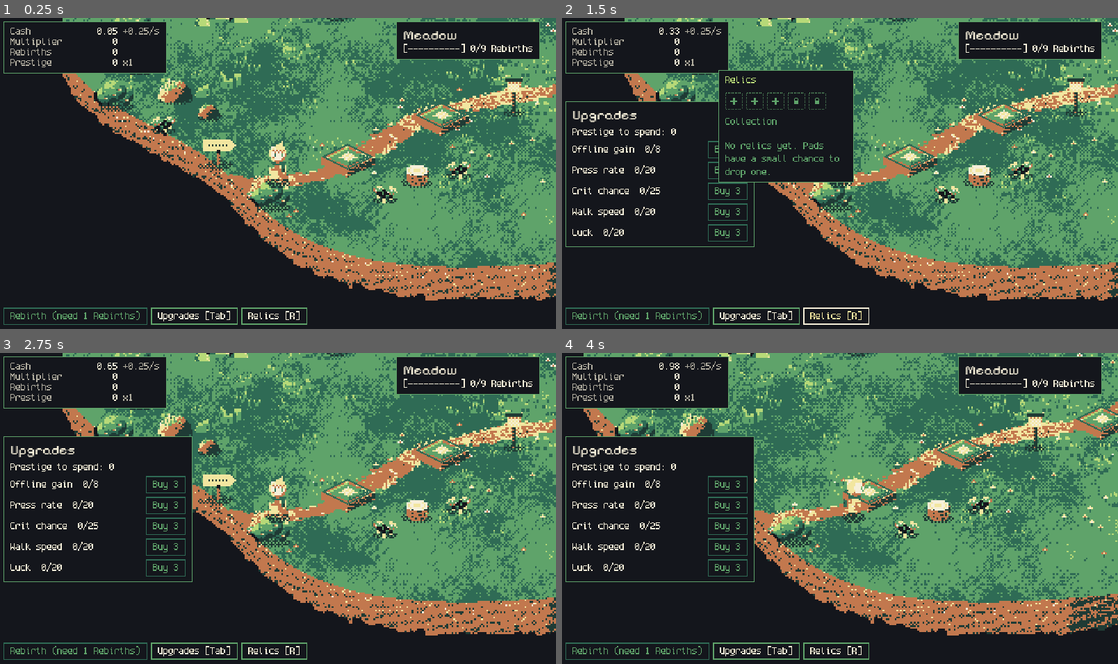
Above: before the commit, frames 1-4 (two rows, left to right).
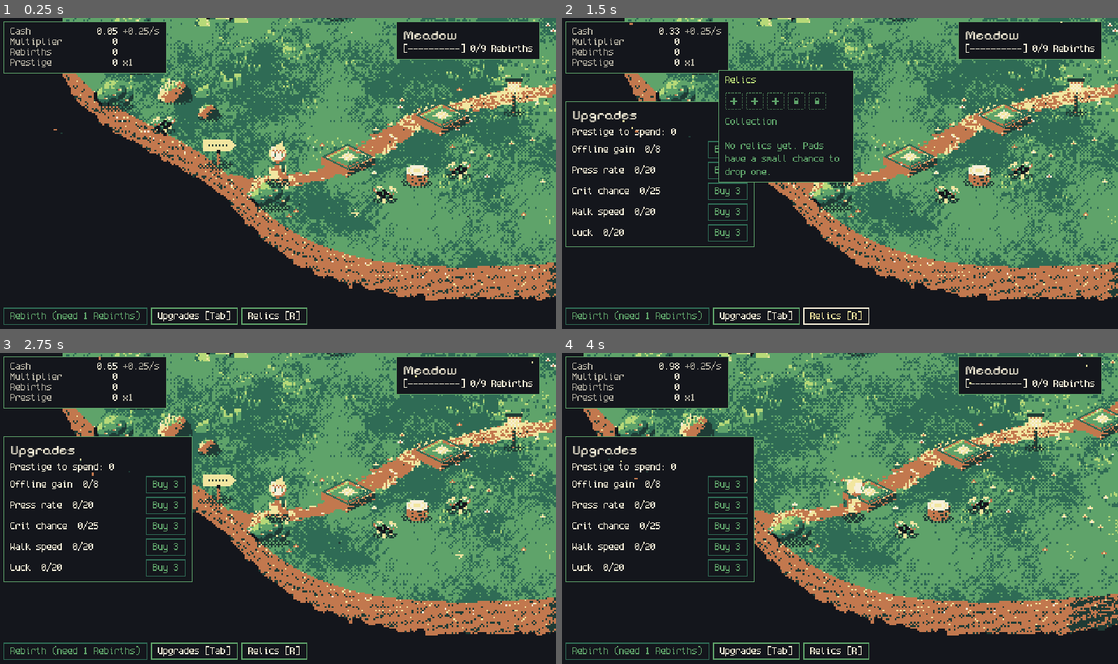
Above: after the commit, the same moments.

Repository: FreezingShock/Plinky
Game: Godot game, scene res://main.tscn
Two runs of this game, one before a commit and one after it. Both use one fixed random seed, a clock stepped at 60 frames per second and the inputs below.
Inputs (mouse positions are in pixels of both pictures, inside the frame that each line leads up to):
- Up to frame 1 (0.25 s): no input
- Up to frame 2 (1.5 s): click "Upgrades [Tab]" at 0.5 s; click "Relics [R]" at 1.25 s
- Up to frame 3 (2.75 s): tap Enter (ui_accept) at 2 s; drag from (172, 436) to (333, 440) at 2.02 s
- Up to frame 4 (4 s): drag from (728, 524) to (812, 570) at 2.77 s; move the mouse to (895, 440) at 3.52 s; hold D from 3.53 s (still down); tap 2 at 3.6 s

The runs differ from the first frame. In frame 1, less than 0.1% of the frame differs, in the area x 9-100%, y 4-66%; in frame 2, less than 0.1%; in frame 3, 0.1%, in the area x 14-100%, y 1-67%; in frame 4, less than 0.1%.

Commit message:
Add ambient world life to the zone 1 meadow
Grass in the baked meadow sways in a wind wave that rolls across the field.
Fireflies blink and hover, pollen and leaves drift, two butterflies wander,
lanterns and the shrine glow with a dithered flicker, sparkles play on the
cove, and a shimmer runs round each ready pad.

- world/life_ground.gd: sway, repaints only its own texels on the backdrop
- world/life_air.gd: fireflies, pollen, butterflies, glow, sparkles, pad shimmer
- world/meadow_life.gd: shared helpers, data loader, reduce_motion flag
- world/meadow_life.json: generated by tools/art/gen_life_anchors.py
- tests/test_life.gd: data and helper checks (162 checks pass)
- tools/life_shots.gd: frame capture for GIFs (game view or bare meadow)

Co-Authored-By: Claude Haiku 5.5 <noreply@anthropic.com>
Claude-Session: https://claude.ai/code/session_01Pmx9dT8aeTeaKHBWur5ji5

Diff:
--- a/tests/run.gd
+++ b/tests/run.gd
@@ -12,6 +12,7 @@
 	"res://tests/test_sim.gd",
 	"res://tests/test_save.gd",
 	"res://tests/test_relics.gd",
+	"res://tests/test_life.gd",
 ]
 
 
--- /dev/null
+++ b/tests/test_life.gd
@@ -0,0 +1,46 @@
+extends RefCounted
+## World life data and helpers (world/meadow_life.gd, life_ground.gd, life_air.gd).
+
+func run(t: Object) -> void:
+	var data: Dictionary = MeadowLife.load_data()
+	t.ok(not data.is_empty(), "meadow_life.json loads")
+	var sway: Array = data.get("sway", []) as Array
+	t.ok(sway.size() >= 60, "at least 60 sway tips (got %d)" % sway.size())
+	var img: Image = Image.load_from_file("res://assets/art/zone1/meadow_backdrop.png")
+	t.ok(img != null, "backdrop loads for checks")
+	if img == null:
+		return
+	var light: Color = Palettes.colors(Palettes.MEADOW)[4]
+	var bad_tips: int = 0
+	for p: Variant in sway:
+		var a: Array = p as Array
+		var x: int = int(a[0])
+		var y: int = int(a[1])
+		var inside: bool = x > 0 and y > 0 and x < img.get_width() - 1 and y < img.get_height() - 1
+		if not inside or not img.get_pixel(x, y).is_equal_approx(light):
+			bad_tips += 1
+	t.eq(bad_tips, 0, "every sway tip sits on a palette 4 texel of the backdrop")
+	var lights: Array = data.get("lights", []) as Array
+	t.eq(lights.size(), 3, "two lanterns and the shrine are glow points")
+	t.ok(data.get("water", {}).has("rx"), "water cove is in the data")
+
+	# Ordered dither: 16 distinct thresholds, all inside (0, 1).
+	var seen: Dictionary = {}
+	for y in 4:
+		for x in 4:
+			var b: float = MeadowLife.bayer(x, y)
+			t.ok(b > 0.0 and b < 1.0, "bayer threshold in (0, 1)")
+			seen[b] = true
+	t.eq(seen.size(), 16, "bayer matrix has 16 distinct thresholds")
+	t.near(MeadowLife.bayer(4, 4), MeadowLife.bayer(0, 0), 1e-9, "bayer tiles every 4 texels")
+
+	# Hash: deterministic and in [0, 1).
+	var all_in: bool = true
+	for n in 500:
+		var h: float = MeadowLife.hash01(n)
+		if h < 0.0 or h >= 1.0 or h != MeadowLife.hash01(n):
+			all_in = false
+	t.ok(all_in, "hash01 stays in [0, 1) and repeats")
+
+	# Reduce motion: the flag exists, defaults off, and the ground layer stops stepping.
+	t.ok(not MeadowLife.reduce_motion, "reduce motion defaults off")
--- /dev/null
+++ b/tools/life_shots.gd
@@ -0,0 +1,41 @@
+extends SceneTree
+## Captures the zone 1 world life over time, frames every 0.25 s into shots/ (for a GIF).
+## Run: godot --path . --script tools/life_shots.gd -- [frames] [reduce] [meadow]
+##   reduce: turns MeadowLife.reduce_motion on for the run.
+##   meadow: captures the bare meadow scene (full backdrop, no HUD, no camera) instead of the game view.
+## Output is the 640x360 texel view. Upscale 2x nearest for review (the game window does the same).
+
+func _initialize() -> void:
+	var args: PackedStringArray = OS.get_cmdline_user_args()
+	var frames: int = int(args[0]) if args.size() > 0 else 12
+	var reduce: bool = args.size() > 1 and args[1] == "reduce"
+	var bare: bool = args.size() > 2 and args[2] == "meadow"
+	MeadowLife.reduce_motion = reduce
+	_run(frames, reduce, bare)
+
+
+func _run(frames: int, reduce: bool, bare: bool) -> void:
+	DirAccess.make_dir_recursive_absolute(ProjectSettings.globalize_path("res://shots"))
+	var host: Node
+	if bare:
+		host = (load("res://world/meadow_scene.tscn") as PackedScene).instantiate()
+		root.add_child(host)
+	else:
+		var main: Control = (load("res://main.tscn") as PackedScene).instantiate()
+		root.add_child(main)
+		main.set_anchors_and_offsets_preset(Control.PRESET_FULL_RECT)
+		host = main
+	for i in 40:
+		await process_frame  # settle the first palette and layout
+	if not bare:
+		var sim: Object = root.get_node("/root/GameState").sim
+		sim.stats[&"cash"] = BigNum.from_float(5000.0)
+	var tag: String = ("meadow" if bare else "game") + ("_reduce" if reduce else "")
+	for i in frames:
+		for j in 15:
+			await process_frame  # 15 frames is about 0.25 s at 60 fps
+		var img: Image = root.get_viewport().get_texture().get_image()
+		var path: String = ProjectSettings.globalize_path("res://shots/life_%s_%02d.png" % [tag, i])
+		img.save_png(path)
+		print("frame ", path)
+	quit(0)
--- /dev/null
+++ b/world/life_air.gd
@@ -0,0 +1,201 @@
+class_name LifeAir
+extends Node2D
+## Air and light layer of the zone 1 world life. MeadowScene adds it as its child at z_index 10, so it
+## draws over the walker, pads and gate. Every element is a pure function of time, redrawn in 12 fps
+## steps with no alpha: fireflies with a Bayer-dithered halo, lantern and shrine glow, drifting pollen and
+## leaves, two butterflies, sparkles on the water cove, and a shimmer that runs round each ready pad.
+## Colours are palette indices (art-bible section 3), so a zone palette swap re-tints the whole layer.
+
+const STEP: float = 1.0 / 12.0
+const FIREFLIES: int = 12
+const POLLEN: int = 14            # of which every 4th is a leaf
+const BUTTERFLIES: int = 2
+const WATER_SPARKLES: int = 6
+const PAD_PERIOD: float = 2.4
+const DRIFT: Rect2 = Rect2(34.0, 104.0, 572.0, 226.0)  # texels; the walkable meadow sits inside this
+
+## Palette roles used here (art-bible section 3).
+const IDX_INK: int = 0
+const IDX_DARK: int = 1
+const IDX_DEEP: int = 2
+const IDX_LIGHT: int = 4
+const IDX_ACCENT: int = 5
+const IDX_EARTH: int = 6
+const IDX_PAPER: int = 7
+
+## Butterfly frames, 5 x 3 texels. a = accent wing, e = earth wing, k = ink body, . = empty.
+const BUTTERFLY_OPEN: Array = ["a...a", "aakaa", "e.k.e"]
+const BUTTERFLY_CLOSED: Array = ["..k..", ".aka.", "..k.."]
+
+var palette: PackedColorArray = Palettes.colors(Palettes.MEADOW)
+var _lights: Array = []
+var _water: Rect2 = Rect2()
+var _pads: Array[Vector2] = []
+var _t: float = 0.0
+var _step: int = -1
+
+
+func setup(data: Dictionary) -> void:
+	_lights = data.get("lights", []) as Array
+	var w: Dictionary = data.get("water", {}) as Dictionary
+	if not w.is_empty():
+		var cx: float = float(w.x)
+		var cy: float = float(w.y)
+		_water = Rect2(cx - float(w.rx), cy - float(w.ry), float(w.rx) * 2.0, float(w.ry) * 2.0)
+	_pads.clear()
+	for p: Variant in data.get("pads", []) as Array:
+		var a: Array = p as Array
+		_pads.append(Vector2(float(a[0]), float(a[1])))
+	queue_redraw()
+
+
+func _process(delta: float) -> void:
+	_t += delta
+	var s: int = int(_t / STEP)
+	if s != _step:
+		_step = s
+		queue_redraw()
+
+
+func _draw() -> void:
+	var tb: float = float(maxi(_step, 0)) * STEP        # stepped time: blinks, glow, sparkles
+	var tm: float = 0.0 if MeadowLife.reduce_motion else tb  # moving things freeze under reduce-motion
+	_draw_lights(tb)
+	_draw_water(tb)
+	_draw_pads(tm)
+	if not MeadowLife.reduce_motion:
+		_draw_pollen(tm, tb)
+		_draw_butterflies(tm, tb)
+	_draw_fireflies(tm, tb)
+
+
+func _dot(p: Vector2i, idx: int) -> void:
+	draw_rect(Rect2(p.x, p.y, 1, 1), palette[idx])
+
+
+## Fireflies hover on a slow Lissajous path and blink: a 1.2 s lit phase in a 4 to 7 s cycle.
+func _draw_fireflies(tm: float, tb: float) -> void:
+	for i: int in FIREFLIES:
+		var s: float = float(i)
+		var home: Vector2 = Vector2(
+			lerpf(DRIFT.position.x, DRIFT.end.x, MeadowLife.hash01(i * 3 + 1)),
+			lerpf(DRIFT.position.y, DRIFT.end.y, MeadowLife.hash01(i * 3 + 2)))
+		var p: Vector2 = home + Vector2(
+			sin(tm * 0.37 + s * 1.9) * 14.0 + sin(tm * 0.13 + s) * 6.0,
+			cos(tm * 0.29 + s * 2.3) * 5.0 - 8.0 + sin(tm * 0.9 + s) * 1.5)
+		var pos: Vector2i = Vector2i(roundi(p.x), roundi(p.y))
+		var cycle: float = 4.0 + MeadowLife.hash01(i * 5 + 2) * 3.0
+		var phase: float = fposmod(tb + MeadowLife.hash01(i * 7 + 3) * cycle, cycle)
+		if phase >= 1.2:
+			_dot(pos, IDX_DARK)  # unlit body, a dark speck
+			continue
+		var level: int = int(clampf(1.0 - absf(phase - 0.6) / 0.6, 0.0, 1.0) * 3.99)  # 0..3
+		_dot(pos, IDX_PAPER if level == 3 else IDX_ACCENT)
+		for dy: int in range(-level, level + 1):
+			for dx: int in range(-level, level + 1):
+				var d: int = absi(dx) + absi(dy)
+				if d == 0 or d > level:
+					continue
+				# Halo fades by ordered dither: the nearer texels are always lit, the far ones sometimes.
+				if MeadowLife.bayer(pos.x + dx, pos.y + dy) < 1.0 - float(d) / float(level + 1):
+					_dot(pos + Vector2i(dx, dy), IDX_ACCENT)
+
+
+## Lanterns and the shrine: a dithered glow that flickers one texel in size on a 6 fps beat.
+func _draw_lights(tb: float) -> void:
+	var beat: int = int(tb * 6.0)
+	for k: int in _lights.size():
+		var L: Dictionary = _lights[k] as Dictionary
+		var c: Vector2i = Vector2i(roundi(float(L.x)), roundi(float(L.y)))
+		var flick: int = int(MeadowLife.hash01(beat * 7 + k * 101) * 3.0) - 1  # -1, 0 or +1
+		var r: int = clampi(int(L.r) + flick, 3, 12)
+		_dot(c, IDX_PAPER)
+		for dy: int in range(-r, r + 1):
+			for dx: int in range(-r, r + 1):
+				# Iso ground is 2:1, so squash the vertical distance to make a round-looking pool of light.
+				var dist: float = sqrt(float(dx * dx) + float(dy * dy) * 4.0) / float(r)
+				if dist >= 1.0 or (dx == 0 and dy == 0):
+					continue
+				if 1.0 - dist > MeadowLife.bayer(c.x + dx, c.y + dy):
+					_dot(c + Vector2i(dx, dy), IDX_ACCENT)
+
+
+## Sparkles on the cove: each slot lives 0.5 s, then reappears somewhere else in the water.
+func _draw_water(tb: float) -> void:
+	if _water.size == Vector2.ZERO:
+		return
+	for k: int in WATER_SPARKLES:
+		var cycle: float = 1.6 + MeadowLife.hash01(k * 17) * 1.2
+		var t_k: float = tb + MeadowLife.hash01(k * 31) * cycle
+		var n: int = int(floor(t_k / cycle))
+		var age: float = fposmod(t_k, cycle)
+		if age > 0.5:
+			continue
+		var seed_n: int = k * 97 + n * 13
+		var ang: float = MeadowLife.hash01(seed_n) * TAU
+		var rad: float = sqrt(MeadowLife.hash01(seed_n + 1))
+		var c: Vector2 = _water.get_center() + Vector2(cos(ang) * _water.size.x * 0.5, sin(ang) * _water.size.y * 0.5) * rad
+		var p: Vector2i = Vector2i(roundi(c.x), roundi(c.y))
+		_dot(p, IDX_PAPER)
+		if age < 0.3:
+			_dot(p + Vector2i(1, 0), IDX_ACCENT)
+			_dot(p + Vector2i(-1, 0), IDX_ACCENT)
+			_dot(p + Vector2i(0, -1), IDX_ACCENT)
+
+
+## A paper dot runs round the diamond of each ready pad, one lap every 2.4 s, staggered per pad.
+func _draw_pads(tm: float) -> void:
+	var hx: float = 14.0
+	var hy: float = 7.0
+	var corners: Array[Vector2] = [Vector2(0, -hy), Vector2(hx, 0), Vector2(0, hy), Vector2(-hx, 0)]
+	for i: int in _pads.size():
+		var u: float = fposmod(tm + float(i) * 0.37, PAD_PERIOD) / PAD_PERIOD * 4.0
+		var edge: int = int(floor(u)) % 4
+		var f: float = u - floor(u)
+		var local: Vector2 = corners[edge].lerp(corners[(edge + 1) % 4], f)
+		var p: Vector2i = Vector2i(roundi(_pads[i].x + local.x), roundi(_pads[i].y + local.y))
+		_dot(p, IDX_PAPER)
+
+
+## Pollen drifts on the breeze, left to right, and wraps at the edge. Leaves tumble in a 2x1 / 1x2 flutter.
+func _draw_pollen(tm: float, tb: float) -> void:
+	for i: int in POLLEN:
+		var s: float = float(i)
+		var speed: float = 8.0 + MeadowLife.hash01(i * 11) * 8.0
+		var x: float = DRIFT.position.x + fposmod(MeadowLife.hash01(i * 11 + 1) * DRIFT.size.x + tm * speed, DRIFT.size.x)
+		var y: float = DRIFT.position.y + fposmod(MeadowLife.hash01(i * 11 + 2) * DRIFT.size.y, DRIFT.size.y) \
+			+ sin(tm * 0.5 + s) * 6.0
+		var p: Vector2i = Vector2i(roundi(x), roundi(y))
+		if i % 4 == 3:
+			var flip: bool = int(tm * 4.0 + s) % 2 == 0
+			var w: int = 2 if flip else 1
+			var h: int = 1 if flip else 2
+			draw_rect(Rect2(p.x, p.y, w, h), palette[IDX_EARTH])
+		else:
+			# Pollen twinkles in place (not motion), so it stays visible under reduce-motion.
+			if int(tb * 3.0 + s) % 3 != 0:
+				_dot(p, IDX_ACCENT)
+
+
+## Two butterflies wander on Lissajous loops and flap open and shut at 6 fps.
+func _draw_butterflies(tm: float, tb: float) -> void:
+	for i: int in BUTTERFLIES:
+		var s: float = float(i)
+		var c: Vector2 = Vector2(
+			lerpf(DRIFT.position.x + 40.0, DRIFT.end.x - 40.0, MeadowLife.hash01(i * 2 + 40)),
+			lerpf(DRIFT.position.y + 20.0, DRIFT.end.y - 40.0, MeadowLife.hash01(i * 2 + 41)))
+		var vx: float = cos(tm * 0.31 + s * 2.1)
+		var p: Vector2 = c + Vector2(sin(tm * 0.31 + s * 2.1) * 46.0, cos(tm * 0.23 + s) * 16.0 + sin(tm * 0.7 + s) * 3.0)
+		var origin: Vector2i = Vector2i(roundi(p.x), roundi(p.y))
+		var open: bool = int(tb * 6.0 + s) % 2 == 0
+		var rows: Array = BUTTERFLY_OPEN if open else BUTTERFLY_CLOSED
+		var flip: bool = vx < 0.0
+		for ry: int in rows.size():
+			var row: String = rows[ry]
+			for rx: int in row.length():
+				var ch: String = row[rx]
+				if ch == ".":
+					continue
+				var col: int = rx - 2 if not flip else 2 - rx
+				var idx: int = IDX_INK if ch == "k" else (IDX_ACCENT if ch == "a" else IDX_EARTH)
+				_dot(origin + Vector2i(col, ry - 1), idx)
--- /dev/null
+++ b/world/life_ground.gd
@@ -0,0 +1,61 @@
+class_name LifeGround
+extends Node2D
+## Ground layer of the zone 1 world life, drawn on top of the baked backdrop (MeadowScene child, after it).
+## Grass tips flick one texel sideways in a wind wave that rolls across the field. The backdrop is never
+## painted over: a tip that moves repaints its own vacated texel from the backdrop texture, and the tip
+## is redrawn at its new texel. Stepped at 6 fps, no alpha, palette index 4 (light).
+
+const STEP: float = 1.0 / 6.0
+const WAVE_SPEED: float = 2.2          # radians per second the wind front travels
+const WAVE_PER_TEXEL: float = 0.045    # radians per texel along x (about 140 texels per wave)
+const LEAN_AT: float = 0.55            # wave level needed to move a tip one texel
+
+var backdrop: Texture2D
+var palette: PackedColorArray = Palettes.colors(Palettes.MEADOW)
+var _tips: Array[Vector2i] = []
+var _t: float = 0.0
+var _step: int = -1
+
+
+func setup(backdrop_tex: Texture2D, tips: Array) -> void:
+	backdrop = backdrop_tex
+	_tips.clear()
+	for p: Variant in tips:
+		var a: Array = p as Array
+		_tips.append(Vector2i(int(a[0]), int(a[1])))
+	queue_redraw()
+
+
+func _process(delta: float) -> void:
+	if MeadowLife.reduce_motion:
+		return
+	_t += delta
+	var s: int = int(_t / STEP)
+	if s != _step:
+		_step = s
+		queue_redraw()
+
+
+## Lean of one tip this step: -1, 0 or +1 texels.
+func _lean(p: Vector2i, t: float) -> int:
+	var phase: float = float(p.x) * WAVE_PER_TEXEL - t * WAVE_SPEED + float(p.y) * 0.011
+	var w: float = sin(phase) + 0.35 * sin(phase * 2.3 + 1.7)
+	if w > LEAN_AT:
+		return 1
+	if w < -LEAN_AT:
+		return -1
+	return 0
+
+
+func _draw() -> void:
+	if backdrop == null or _tips.is_empty():
+		return
+	var tip_col: Color = palette[4]
+	var t: float = float(maxi(_step, 0)) * STEP
+	for p: Vector2i in _tips:
+		var d: int = 0 if MeadowLife.reduce_motion else _lean(p, t)
+		if d == 0:
+			continue  # the backdrop already shows the tip in place
+		# Repaint the vacated texel with the texel below it, then draw the tip one texel over.
+		draw_texture_rect_region(backdrop, Rect2(p.x, p.y, 1, 1), Rect2(p.x, p.y + 1, 1, 1))
+		draw_rect(Rect2(p.x + d, p.y, 1, 1), tip_col)
--- /dev/null
+++ b/world/meadow_life.gd
@@ -0,0 +1,29 @@
+class_name MeadowLife
+extends RefCounted
+## Shared pieces of the zone 1 world life. The layers are life_ground.gd (grass under the walker)
+## and life_air.gd (fireflies, pollen, butterflies, glow, sparkles, pad shimmer). Data comes from
+## world/meadow_life.json, written by tools/art/gen_life_anchors.py from the baked backdrop.
+
+const DATA_PATH: String = "res://world/meadow_life.json"
+
+## Set by the settings screen (M4). Stops drifting, sway and wandering. Blinks, glows and twinkles stay,
+## because they change in place rather than travel.
+static var reduce_motion: bool = false
+
+## 4x4 Bayer matrix, art-bible section 2. Threshold for index i is (BAYER[i] + 0.5) / 16.
+const BAYER: Array = [0, 8, 2, 10, 12, 4, 14, 6, 3, 11, 1, 9, 15, 7, 13, 5]
+
+
+static func load_data() -> Dictionary:
+	var parsed: Variant = JSON.parse_string(FileAccess.get_file_as_string(DATA_PATH))
+	return parsed as Dictionary if parsed is Dictionary else {}
+
+
+## Deterministic hash in [0, 1). The same n always gives the same value, so layouts never reshuffle.
+static func hash01(n: int) -> float:
+	return fposmod(sin(float(n) * 12.9898 + 78.233) * 43758.5453, 1.0)
+
+
+## Ordered-dither threshold for a texel, in (0, 1).
+static func bayer(x: int, y: int) -> float:
+	return (float(BAYER[(y & 3) * 4 + (x & 3)]) + 0.5) / 16.0
--- /dev/null
+++ b/world/meadow_life.json
@@ -0,0 +1,444 @@
+{
+ "size": [
+  640,
+  360
+ ],
+ "sway": [
+  [
+   278,
+   101
+  ],
+  [
+   228,
+   102
+  ],
+  [
+   396,
+   102
+  ],
+  [
+   167,
+   104
+  ],
+  [
+   246,
+   104
+  ],
+  [
+   88,
+   106
+  ],
+  [
+   463,
+   109
+  ],
+  [
+   128,
+   110
+  ],
+  [
+   349,
+   110
+  ],
+  [
+   208,
+   113
+  ],
+  [
+   148,
+   114
+  ],
+  [
+   363,
+   114
+  ],
+  [
+   385,
+   114
+  ],
+  [
+   542,
+   114
+  ],
+  [
+   188,
+   115
+  ],
+  [
+   71,
+   117
+  ],
+  [
+   396,
+   117
+  ],
+  [
+   330,
+   120
+  ],
+  [
+   164,
+   121
+  ],
+  [
+   563,
+   127
+  ],
+  [
+   534,
+   128
+  ],
+  [
+   148,
+   129
+  ],
+  [
+   258,
+   130
+  ],
+  [
+   429,
+   131
+  ],
+  [
+   468,
+   134
+  ],
+  [
+   458,
+   135
+  ],
+  [
+   179,
+   137
+  ],
+  [
+   197,
+   138
+  ],
+  [
+   229,
+   139
+  ],
+  [
+   104,
+   140
+  ],
+  [
+   343,
+   143
+  ],
+  [
+   518,
+   146
+  ],
+  [
+   433,
+   149
+  ],
+  [
+   87,
+   151
+  ],
+  [
+   201,
+   153
+  ],
+  [
+   329,
+   153
+  ],
+  [
+   101,
+   154
+  ],
+  [
+   186,
+   154
+  ],
+  [
+   360,
+   154
+  ],
+  [
+   418,
+   154
+  ],
+  [
+   145,
+   156
+  ],
+  [
+   127,
+   157
+  ],
+  [
+   251,
+   160
+  ],
+  [
+   291,
+   160
+  ],
+  [
+   390,
+   160
+  ],
+  [
+   563,
+   161
+  ],
+  [
+   538,
+   164
+  ],
+  [
+   75,
+   166
+  ],
+  [
+   346,
+   167
+  ],
+  [
+   170,
+   170
+  ],
+  [
+   263,
+   170
+  ],
+  [
+   311,
+   170
+  ],
+  [
+   120,
+   172
+  ],
+  [
+   361,
+   172
+  ],
+  [
+   517,
+   175
+  ],
+  [
+   90,
+   178
+  ],
+  [
+   70,
+   180
+  ],
+  [
+   148,
+   181
+  ],
+  [
+   539,
+   183
+  ],
+  [
+   187,
+   190
+  ],
+  [
+   170,
+   191
+  ],
+  [
+   207,
+   193
+  ],
+  [
+   311,
+   193
+  ],
+  [
+   585,
+   196
+  ],
+  [
+   291,
+   197
+  ],
+  [
+   367,
+   197
+  ],
+  [
+   278,
+   198
+  ],
+  [
+   514,
+   198
+  ],
+  [
+   479,
+   199
+  ],
+  [
+   556,
+   200
+  ],
+  [
+   568,
+   200
+  ],
+  [
+   132,
+   201
+  ],
+  [
+   100,
+   203
+  ],
+  [
+   67,
+   207
+  ],
+  [
+   169,
+   207
+  ],
+  [
+   531,
+   214
+  ],
+  [
+   516,
+   217
+  ],
+  [
+   121,
+   218
+  ],
+  [
+   182,
+   219
+  ],
+  [
+   588,
+   220
+  ],
+  [
+   320,
+   221
+  ],
+  [
+   366,
+   223
+  ],
+  [
+   286,
+   224
+  ],
+  [
+   338,
+   232
+  ],
+  [
+   182,
+   237
+  ],
+  [
+   275,
+   238
+  ],
+  [
+   539,
+   238
+  ],
+  [
+   355,
+   244
+  ],
+  [
+   387,
+   245
+  ],
+  [
+   372,
+   257
+  ],
+  [
+   258,
+   258
+  ],
+  [
+   271,
+   263
+  ],
+  [
+   351,
+   265
+  ],
+  [
+   167,
+   266
+  ],
+  [
+   149,
+   270
+  ],
+  [
+   293,
+   271
+  ],
+  [
+   374,
+   275
+  ],
+  [
+   321,
+   285
+  ],
+  [
+   364,
+   294
+  ]
+ ],
+ "lights": [
+  {
+   "x": 300,
+   "y": 210,
+   "r": 9,
+   "kind": "lantern"
+  },
+  {
+   "x": 408,
+   "y": 164,
+   "r": 9,
+   "kind": "lantern"
+  },
+  {
+   "x": 566,
+   "y": 158,
+   "r": 10,
+   "kind": "shrine"
+  }
+ ],
+ "water": {
+  "x": 478.0,
+  "y": 270.0,
+  "rx": 82.0,
+  "ry": 36.0
+ },
+ "pads": [
+  [
+   204,
+   248
+  ],
+  [
+   258,
+   224
+  ],
+  [
+   338,
+   206
+  ]
+ ]
+}
--- a/world/meadow_scene.gd
+++ b/world/meadow_scene.gd
@@ -21,6 +21,7 @@
 			m.name = String(p.name).capitalize()
 			m.position = Vector2(p.x, p.y)
 			anchors.add_child(m)
+	_add_life()
 
 
 @export_file("*.json") var occluders_path := "res://world/meadow_occluders.json"
@@ -45,3 +46,19 @@
 		sp.position = Vector2(foot[0], foot[1])
 		sp.offset = Vector2(rect[0] - foot[0], rect[1] - foot[1])
 		parent.add_child(sp)
+
+
+## World life (see world/meadow_life.gd): grass sway on the ground, fireflies and friends over everything.
+func _add_life() -> void:
+	var life: Dictionary = MeadowLife.load_data()
+	if life.is_empty():
+		return
+	var ground := LifeGround.new()
+	ground.name = "LifeGround"
+	add_child(ground)  # after Backdrop, so the sway draws over the baked grass
+	ground.setup($Backdrop.texture, life.get("sway", []) as Array)
+	var air := LifeAir.new()
+	air.name = "LifeAir"
+	air.z_index = 10  # above the walker and pads, which sit at z 0 in World
+	add_child(air)
+	air.setup(life)
Not shown, added: tests/test_life.gd.uid
Not shown, added: tools/life_shots.gd.uid
Not shown, added: world/life_air.gd.uid
Not shown, added: world/life_ground.gd.uid
Not shown, added: world/meadow_life.gd.uid
Not shown, changed: docs/decisions.md
